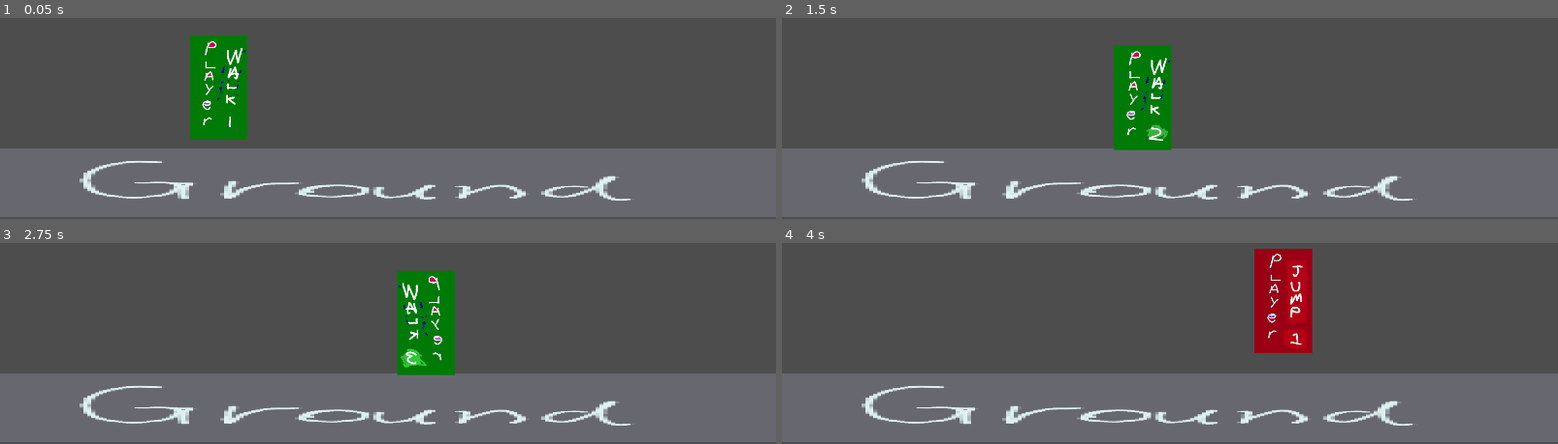
Above: before the commit, frames 1-4 (two rows, left to right).
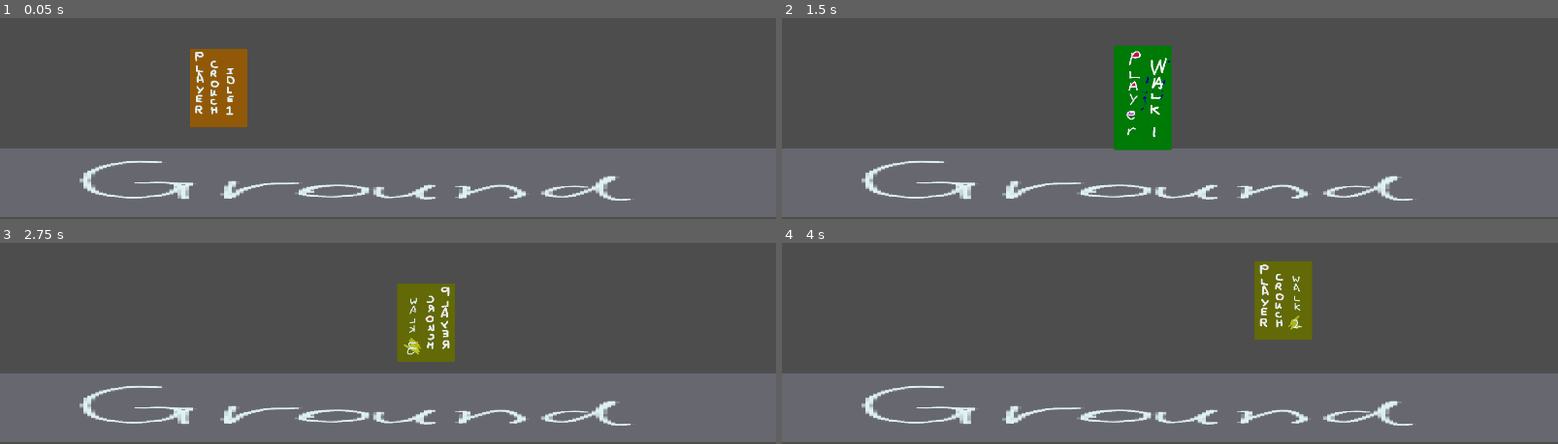
Above: after the commit, the same moments.

Repository: haruo-gabriel/portal2d
Game: Godot game, scene res://Scenes/Main/main.tscn
Same seed, same stepped clock (60 frames per second), same inputs: the game is played once before the commit and once after it.
Inputs:
- Up to frame 1 (0.05 s): no input
- Up to frame 2 (1.5 s): hold Shift (crouch, bound only after the commit) 0.53-1.28 s; hold D (move_right) from 0.53 s (still down); tap Space (jump) at 0.77 s; tap Shift (crouch, bound only after the commit) at 1.35 s
- Up to frame 3 (2.75 s): tap Space (jump) at 1.52 s; release D (move_right) at 2.03 s; hold A (move_left) from 2.03 s (still down); hold Shift (crouch, bound only after the commit) from 2.03 s (still down)
- Up to frame 4 (4 s): release A (move_left) at 2.78 s; release Shift (crouch, bound only after the commit) at 2.78 s; hold D (move_right) from 2.78 s (still down); tap Shift (crouch, bound only after the commit) at 2.85 s; tap Space (jump) at 3.02, 3.77 s; hold Shift (crouch, bound only after the commit) from 3.53 s (still down)

The runs differ from the first frame. In frame 1, 3.8% of the frame differs, in the area x 24-32%, y 8-61%; in frame 2, 0.1%; in frame 3, 3.9%, in the area x 51-59%, y 13-66%; in frame 4, 3.9%.

Commit message:
Adding crouching animation functionality
It's bounded to the left shift key as something you have to hold. I may add a toggle option later.

Regarding the animation, it player "Walk (Crouched)" while walking on the floor and "Idle (Crouched)" for all other cases, even while on air. Mario does this and it should save the artists a good bit of time.

Diff:
--- a/godot project/Scenes/player.tscn
+++ b/godot project/Scenes/player.tscn
@@ -1,6 +1,7 @@
-[gd_scene load_steps=18 format=3 uid="uid://wgnluw24avir"]
+[gd_scene load_steps=24 format=3 uid="uid://wgnluw24avir"]
 
 [ext_resource type="Script" path="res://Scripts/Player/Player.gd" id="1_u12dx"]
+[ext_resource type="Texture2D" uid="uid://ck8lvvm2eut0b" path="res://Sprites/Player/Idle (Crouched)/player_idle(crouched)1.png" id="2_fouop"]
 [ext_resource type="Texture2D" uid="uid://bmsafrsjyyyyk" path="res://Sprites/Player/Idle/player_idle1.png" id="2_q7oxd"]
 [ext_resource type="Texture2D" uid="uid://dwv0cckmi725n" path="res://Sprites/Player/Idle/player_idle2.png" id="3_0ku4g"]
 [ext_resource type="Texture2D" uid="uid://sgothh3kcjwn" path="res://Sprites/Player/Idle/player_idle3.png" id="4_paee3"]
@@ -11,9 +12,29 @@
 [ext_resource type="Texture2D" uid="uid://bm8655e2eh0fo" path="res://Sprites/Player/Walk/player_walk1.png" id="9_6vula"]
 [ext_resource type="Texture2D" uid="uid://b6mdktw2s3vvw" path="res://Sprites/Player/Walk/player_walk2.png" id="10_hhynv"]
 [ext_resource type="Texture2D" uid="uid://ctuplpgcbpsr" path="res://Sprites/Player/Walk/player_walk3.png" id="11_8hh0t"]
+[ext_resource type="Texture2D" uid="uid://bif3nwnv01hoo" path="res://Sprites/Player/Walk (Crouched)/player_walk(crouched)1.png" id="13_vyot3"]
+[ext_resource type="Texture2D" uid="uid://cbfyf2aojv6xq" path="res://Sprites/Player/Walk (Crouched)/player_walk(crouched)2.png" id="14_k85mr"]
+[ext_resource type="Texture2D" uid="uid://fbsofodhxh1" path="res://Sprites/Player/Walk (Crouched)/player_walk(crouched)3.png" id="15_vi87d"]
 
 [sub_resource type="RectangleShape2D" id="RectangleShape2D_nbok6"]
 size = Vector2(112.5, 196.5)
+
+[sub_resource type="Animation" id="Animation_ou7s0"]
+resource_name = "Fall"
+length = 0.1
+loop_mode = 1
+tracks/0/type = "value"
+tracks/0/imported = false
+tracks/0/enabled = true
+tracks/0/path = NodePath("Sprite2D:texture")
+tracks/0/interp = 1
+tracks/0/loop_wrap = true
+tracks/0/keys = {
+"times": PackedFloat32Array(0.1),
+"transitions": PackedFloat32Array(1),
+"update": 1,
+"values": [ExtResource("8_xtfm5")]
+}
 
 [sub_resource type="Animation" id="Animation_d0u0g"]
 resource_name = "Idle"
@@ -48,23 +69,6 @@
 "values": [ExtResource("5_ybnh7"), ExtResource("6_fdadd"), ExtResource("7_s2f2m")]
 }
 
-[sub_resource type="Animation" id="Animation_ou7s0"]
-resource_name = "Fall"
-length = 0.1
-loop_mode = 1
-tracks/0/type = "value"
-tracks/0/imported = false
-tracks/0/enabled = true
-tracks/0/path = NodePath("Sprite2D:texture")
-tracks/0/interp = 1
-tracks/0/loop_wrap = true
-tracks/0/keys = {
-"times": PackedFloat32Array(0.1),
-"transitions": PackedFloat32Array(1),
-"update": 1,
-"values": [ExtResource("8_xtfm5")]
-}
-
 [sub_resource type="Animation" id="Animation_l52iv"]
 resource_name = "Walk"
 length = 0.6
@@ -82,12 +86,46 @@
 "values": [ExtResource("9_6vula"), ExtResource("10_hhynv"), ExtResource("11_8hh0t")]
 }
 
+[sub_resource type="Animation" id="Animation_8ukh0"]
+resource_name = "Idle (Crouched)"
+length = 0.1
+tracks/0/type = "value"
+tracks/0/imported = false
+tracks/0/enabled = true
+tracks/0/path = NodePath("Sprite2D:texture")
+tracks/0/interp = 1
+tracks/0/loop_wrap = true
+tracks/0/keys = {
+"times": PackedFloat32Array(0),
+"transitions": PackedFloat32Array(1),
+"update": 1,
+"values": [ExtResource("2_fouop")]
+}
+
+[sub_resource type="Animation" id="Animation_6phk5"]
+resource_name = "Walk (Crouched)"
+length = 0.5
+tracks/0/type = "value"
+tracks/0/imported = false
+tracks/0/enabled = true
+tracks/0/path = NodePath("Sprite2D:texture")
+tracks/0/interp = 1
+tracks/0/loop_wrap = true
+tracks/0/keys = {
+"times": PackedFloat32Array(0, 0.2, 0.4),
+"transitions": PackedFloat32Array(1, 1, 1),
+"update": 1,
+"values": [ExtResource("13_vyot3"), ExtResource("14_k85mr"), ExtResource("15_vi87d")]
+}
+
 [sub_resource type="AnimationLibrary" id="AnimationLibrary_auc0t"]
 _data = {
 "Fall": SubResource("Animation_ou7s0"),
 "Idle": SubResource("Animation_d0u0g"),
+"Idle (Crouched)": SubResource("Animation_8ukh0"),
 "Jump": SubResource("Animation_v0ljn"),
-"Walk": SubResource("Animation_l52iv")
+"Walk": SubResource("Animation_l52iv"),
+"Walk (Crouched)": SubResource("Animation_6phk5")
 }
 
 [node name="Player" type="CharacterBody2D"]
@@ -96,7 +134,7 @@
 [node name="Sprite2D" type="Sprite2D" parent="."]
 position = Vector2(426, 685)
 scale = Vector2(0.56, 0.51)
-texture = ExtResource("9_6vula")
+texture = ExtResource("2_fouop")
 
 [node name="CollisionShape2D" type="CollisionShape2D" parent="."]
 position = Vector2(426.75, 683.25)
--- a/godot project/Scripts/Player/Player.gd
+++ b/godot project/Scripts/Player/Player.gd
@@ -29,6 +29,7 @@
 
 var direction: float
 var last_jumped: int = 0 # Frames since last jump input
+var is_crouching: bool = false
 
 func set_animation() -> void:
 	"""
@@ -39,6 +40,16 @@
 	# animation.play("Jump") is called in `jump`
 	# adding it here with a `velocity < 0` check would make the
 	# animation restart while the player is in the air
+
+	if is_crouching:
+
+		if velocity.x:
+			animation.play("Walk (Crouched)")
+
+		else:
+			animation.play("Idle (Crouched)")
+
+		return
 
 	if velocity.y > 0:
 		animation.play("Fall")
@@ -118,6 +129,7 @@
 func _physics_process(delta: float) -> void:
 
 	direction = Input.get_axis("move_left", "move_right")
+	is_crouching = Input.is_action_pressed("crouch")
 
 	move(delta)
 
--- a/godot project/project.godot
+++ b/godot project/project.godot
@@ -38,6 +38,11 @@
 "events": [Object(InputEventKey,"resource_local_to_scene":false,"resource_name":"","device":-1,"window_id":0,"alt_pressed":false,"shift_pressed":false,"ctrl_pressed":false,"meta_pressed":false,"pressed":false,"keycode":0,"physical_keycode":32,"key_label":0,"unicode":32,"echo":false,"script":null)
 ]
 }
+crouch={
+"deadzone": 0.5,
+"events": [Object(InputEventKey,"resource_local_to_scene":false,"resource_name":"","device":-1,"window_id":0,"alt_pressed":false,"shift_pressed":false,"ctrl_pressed":false,"meta_pressed":false,"pressed":false,"keycode":0,"physical_keycode":4194325,"key_label":0,"unicode":0,"echo":false,"script":null)
+]
+}
 
 [physics]
 
